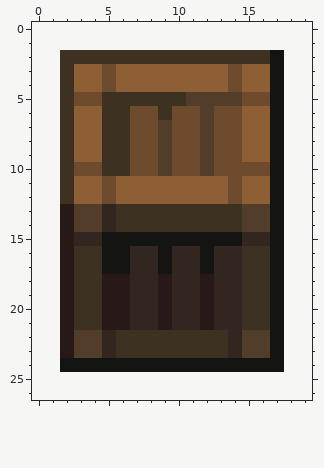
Edited in one commit: pixel-art sprite (assets/sprites/crate.png). Above, as it was before the edit.
The file is 16x23 pixels. The old version is drawn lined up with the new one, on the new canvas.
Now the later version:
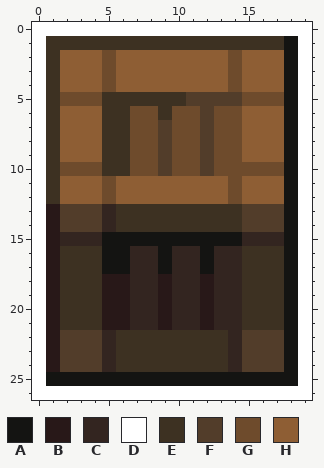
Palette (. is transparent): A #141412  B #281818  C #332520  D #ffffff  E #3d3122  F #523d2a  G #6e4b2c  H #8e5e34
Difference:
{"change": "canvas 16x23 -> 20x27, the old top-left corner now at 2,2"}
{"y":0,"x":0,"old":"....................","new":"DDDDDDDDDDDDDDDDDDDD"}
{"y":1,"x":0,"old":"....................","new":"DEEEEEEEEEEEEEEEEEAD"}
{"y":2,"x":0,"old":"..EEEEEEEEEEEEEEEA..","new":"DEHHHGHHHHHHHHGHHHAD"}
{"y":3,"x":0,"old":"..E","new":"DEH"}
{"y":3,"x":17,"old":"A..","new":"HAD"}
{"y":4,"x":0,"old":"..E","new":"DEH"}
{"y":4,"x":17,"old":"A..","new":"HAD"}
{"y":5,"x":0,"old":"..E","new":"DEG"}
{"y":5,"x":17,"old":"A..","new":"GAD"}
{"y":6,"x":0,"old":"..E","new":"DEH"}
{"y":6,"x":17,"old":"A..","new":"HAD"}
{"y":7,"x":0,"old":"..E","new":"DEH"}
{"y":7,"x":17,"old":"A..","new":"HAD"}
{"y":8,"x":0,"old":"..E","new":"DEH"}
{"y":8,"x":17,"old":"A..","new":"HAD"}
{"y":9,"x":0,"old":"..E","new":"DEH"}
{"y":9,"x":17,"old":"A..","new":"HAD"}
{"y":10,"x":0,"old":"..E","new":"DEG"}
{"y":10,"x":17,"old":"A..","new":"GAD"}
{"y":11,"x":0,"old":"..E","new":"DEH"}
{"y":11,"x":17,"old":"A..","new":"HAD"}
{"y":12,"x":0,"old":"..E","new":"DEH"}
{"y":12,"x":17,"old":"A..","new":"HAD"}
{"y":13,"x":0,"old":"..B","new":"DBF"}
{"y":13,"x":17,"old":"A..","new":"FAD"}
{"y":14,"x":0,"old":"..B","new":"DBF"}
{"y":14,"x":17,"old":"A..","new":"FAD"}
{"y":15,"x":0,"old":"..B","new":"DBC"}
{"y":15,"x":17,"old":"A..","new":"CAD"}
{"y":16,"x":0,"old":"..B","new":"DBE"}
{"y":16,"x":17,"old":"A..","new":"EAD"}
{"y":17,"x":0,"old":"..B","new":"DBE"}
{"y":17,"x":17,"old":"A..","new":"EAD"}
{"y":18,"x":0,"old":"..B","new":"DBE"}
{"y":18,"x":17,"old":"A..","new":"EAD"}
{"y":19,"x":0,"old":"..B","new":"DBE"}
{"y":19,"x":17,"old":"A..","new":"EAD"}
{"y":20,"x":0,"old":"..B","new":"DBE"}
{"y":20,"x":17,"old":"A..","new":"EAD"}
{"y":21,"x":0,"old":"..B","new":"DBE"}
{"y":21,"x":17,"old":"A..","new":"EAD"}
{"y":22,"x":0,"old":"..B","new":"DBF"}
{"y":22,"x":17,"old":"A..","new":"FAD"}
{"y":23,"x":0,"old":"..B","new":"DBF"}
{"y":23,"x":17,"old":"A..","new":"FAD"}
{"y":24,"x":0,"old":"..AAAAAAAAAAAAAAAA..","new":"DBFFFCEEEEEEEECFFFAD"}
{"y":25,"x":0,"old":"....................","new":"DAAAAAAAAAAAAAAAAAAD"}
{"y":26,"x":0,"old":"....................","new":"DDDDDDDDDDDDDDDDDDDD"}
{"label":"changed","picture_box":[32,22,312,400]}
